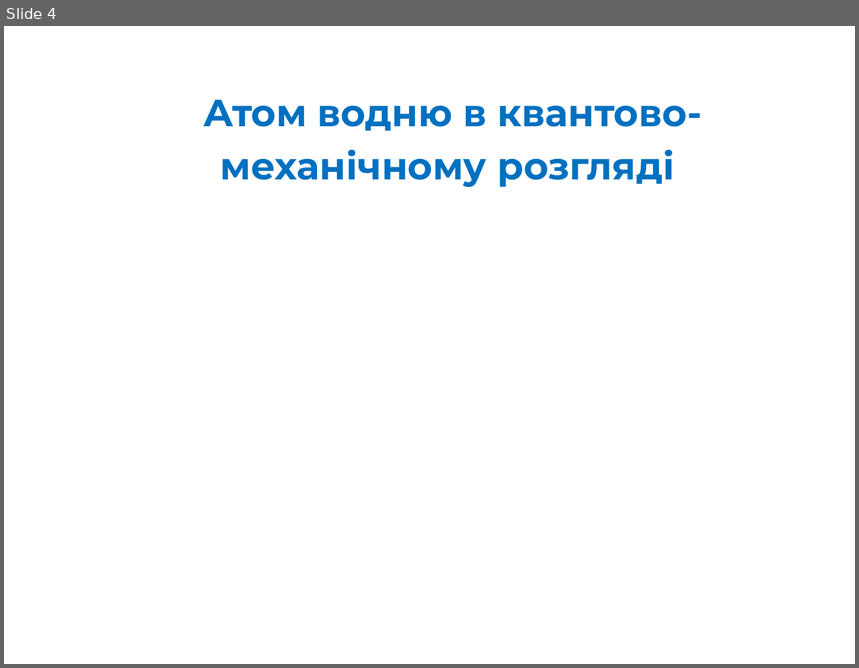
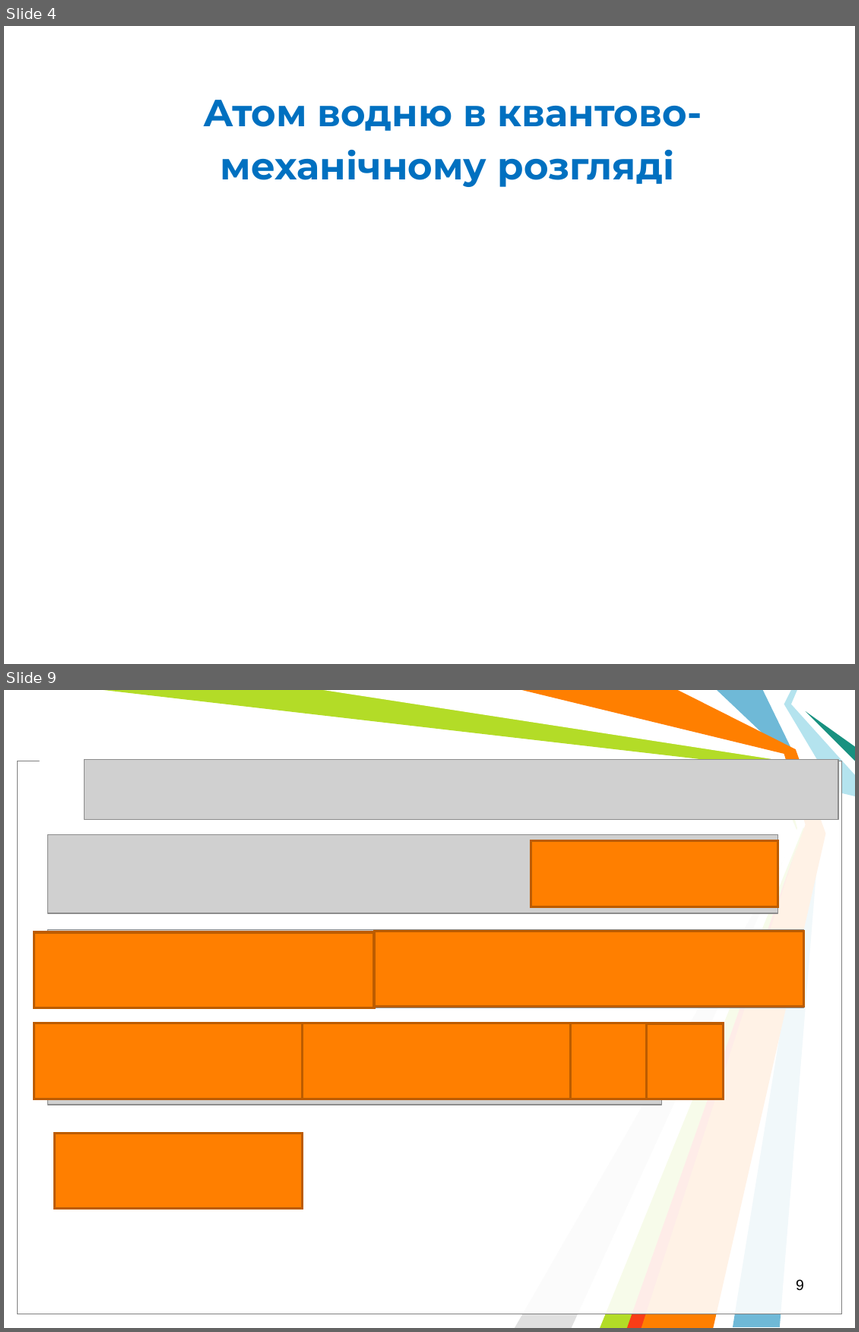
Before and after one commit to l432/NMK, a slide deck: Lecture/Chem/Lessons12/Less00_12sN.ppt. Shown one above the other, each under a label of ours: slide 4 before the commit, slides 4 and 9 after it; the slides between them are not shown. The pictures are 859x668 and 859x1332 pixels, drawn with LibreOffice and Linux fonts; fonts in the diff are those of the drawing; grey boxes stand for pictures; background and template pictures are left out. Boxes give left, top, right and bottom in pixels: in the first picture for what was removed or moved away, otherwise in the second. Text is boxed around its words. In the diff, an @@ line names an element or a change of style, - is before the commit and + after.

```diff
--- a/Lecture/Chem/Lessons12/Less00_12sN.ppt
+++ b/Lecture/Chem/Lessons12/Less00_12sN.ppt
@@ slide 9 added at bbox=[4, 690, 855, 1328], background #FFFFFF @@
@@ freeform shape added at bbox=[104, 690, 806, 1328], fill #B3DC27 @@
@@ freeform shape added at bbox=[323, 690, 805, 1328], fill #FFFFFF @@
@@ freeform shape added at bbox=[522, 690, 826, 1328], fill #FF7F00 @@
@@ freeform shape added at bbox=[718, 690, 820, 1328], fill #6FB9D7 @@
@@ freeform shape added at bbox=[785, 690, 855, 796], fill #B4E3EE @@
@@ freeform shape added at bbox=[806, 711, 855, 761], fill #189180 @@
@@ rectangle added at bbox=[40, 753, 621, 768], fill #FFFFFF @@
@@ rectangle added at bbox=[18, 761, 842, 1315], fill #FFFFFF at 69% opacity, outline #000000 0.74 pt @@
@@ rectangle added at bbox=[18, 761, 842, 1315], fill #FFFFFF at 69% opacity, outline #808080 0.74 pt @@
@@ picture added at bbox=[84, 760, 838, 820] @@
@@ picture added at bbox=[47, 834, 778, 913] @@
@@ freeform shape added at bbox=[515, 844, 793, 1328], fill #E0E0E0 @@
@@ rectangle added at bbox=[531, 841, 778, 907], fill #FF7F00, outline #BC5C00 2.01 pt @@
@@ freeform shape added at bbox=[627, 846, 797, 1328], fill #F93D17 @@
@@ rectangle added at bbox=[34, 932, 374, 1008], fill #FF7F00, outline #BC5C00 2.01 pt @@
@@ picture added at bbox=[47, 930, 804, 1008] @@
@@ rectangle added at bbox=[374, 931, 804, 1007], fill #FF7F00, outline #BC5C00 2.01 pt @@
@@ rectangle added at bbox=[34, 1024, 302, 1100], fill #FF7F00, outline #BC5C00 2.01 pt @@
@@ picture added at bbox=[47, 1026, 662, 1104] @@
@@ rectangle added at bbox=[303, 1024, 571, 1100], fill #FF7F00, outline #BC5C00 2.01 pt @@
@@ rectangle added at bbox=[571, 1024, 648, 1100], fill #FF7F00, outline #BC5C00 2.01 pt @@
@@ rectangle added at bbox=[647, 1024, 723, 1100], fill #FF7F00, outline #BC5C00 2.01 pt @@
@@ picture added at bbox=[55, 1137, 158, 1209] @@
@@ rectangle added at bbox=[55, 1134, 303, 1209], fill #FF7F00, outline #BC5C00 2.01 pt @@
@@ page number added at bbox=[796, 1280, 804, 1290], 12.5 pt, text #000000 @@
+9
```
Also in this commit, not shown: 11 other slides added, 5 slides removed, 4 other files.
